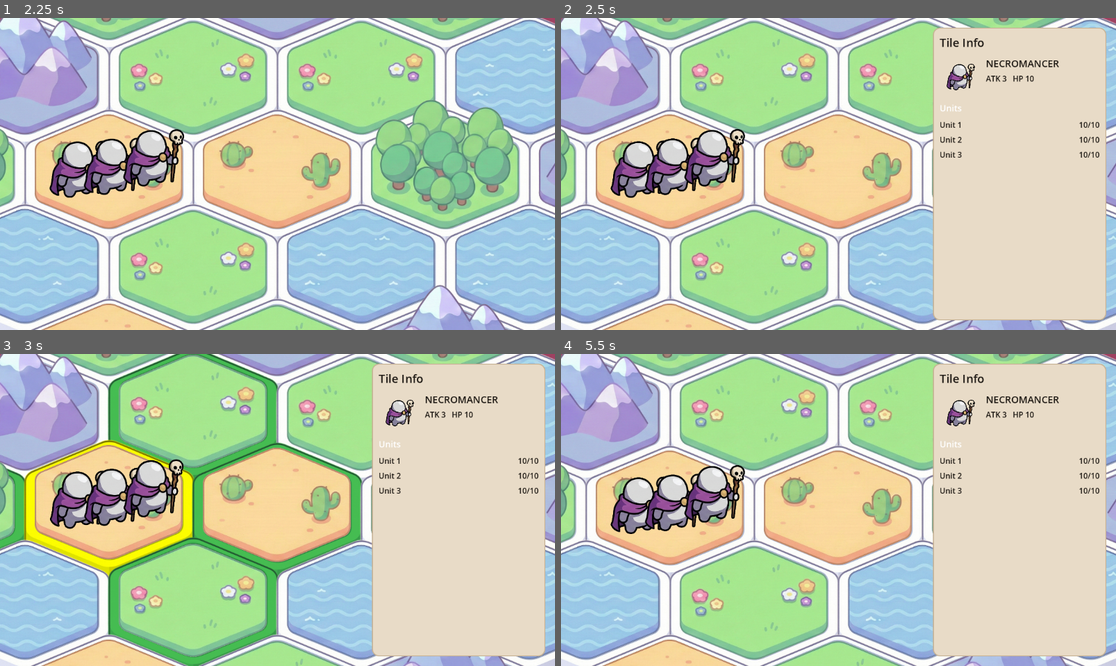
Above: before the commit, frames 1-4 (two rows, left to right).
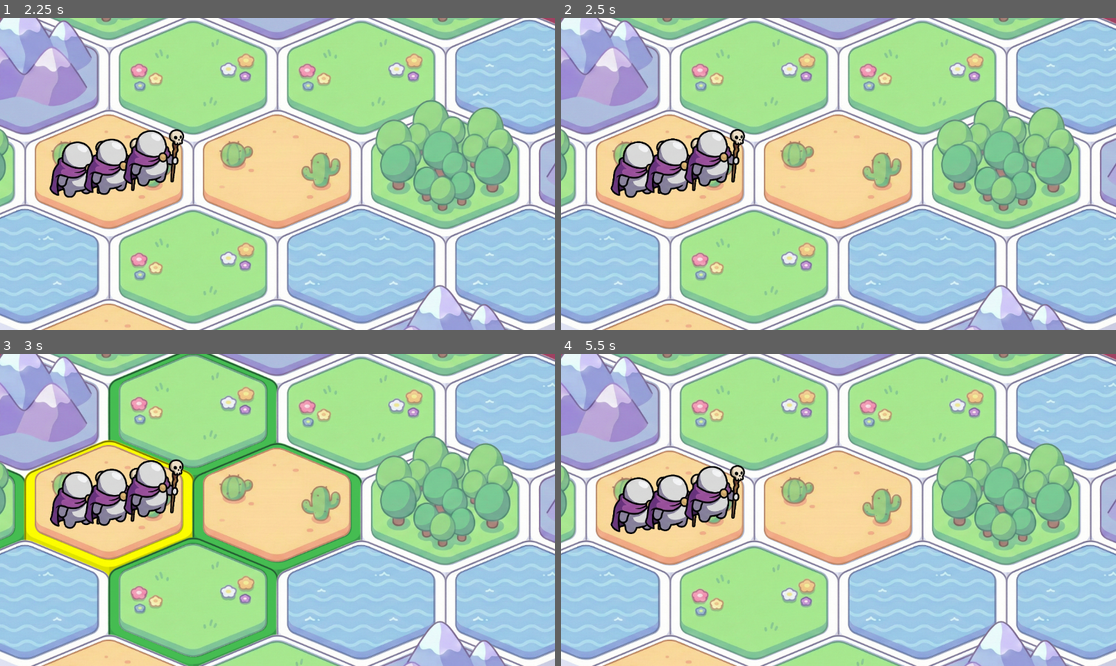
Above: after the commit, the same moments.

Repository: pebll/tbsge
Game: Godot game, scene res://scenes/runnables/unit_preview.tscn
Two runs of this game, one before a commit and one after it. Both use one fixed random seed, a clock stepped at 60 frames per second and the inputs below.
Inputs (mouse positions are in pixels of both pictures, inside the frame that each line leads up to):
- Up to frame 1 (2.25 s): tap Enter at 0.5, 2 s; drag from (27, 267) to (27, 80) at 0.52 s; tap Space at 1.25 s; drag from (27, 80) to (27, 267) at 1.27 s; move the mouse to (111, 174) at 2.02 s; click (111, 174) at 2.17 s
- Up to frame 2 (2.5 s): no input
- Up to frame 3 (3 s): tap Space at 2.75 s; drag from (111, 510) to (27, 416) at 2.77 s
- Up to frame 4 (5.5 s): drag from (672, 503) to (755, 603) at 3.52 s; drag from (672, 510) to (755, 603) at 4.27 s; move the mouse to (672, 510) at 5.02 s; click (672, 510) at 5.17 s

Frame 1 is identical in both runs. In frame 2, 29% of the frame differs, in the area x 66-99%, y 3-97%; in frame 3, 29%; in frame 4, 29%.

Commit message:
better ui

Diff:
--- a/scenes/ui/tile_info_panel.tscn
+++ b/scenes/ui/tile_info_panel.tscn
@@ -7,7 +7,7 @@
 anchor_left = 1.0
 anchor_right = 1.0
 anchor_bottom = 1.0
-offset_left = -380.0
+offset_left = -460.0
 offset_top = 20.0
 offset_right = -20.0
 offset_bottom = -20.0
@@ -24,8 +24,9 @@
 [node name="Title" type="Label" parent="VBox" unique_id=1464564206]
 unique_name_in_owner = true
 layout_mode = 2
-theme_override_font_sizes/font_size = 24
+theme_override_font_sizes/font_size = 34
 text = "Tile Info"
+visible = false
 
 [node name="LegionBlock" type="VBoxContainer" parent="VBox" unique_id=179913789]
 unique_name_in_owner = true
@@ -39,7 +40,7 @@
 
 [node name="UnitIcon" type="TextureRect" parent="VBox/LegionBlock/LegionHeader" unique_id=106450623]
 unique_name_in_owner = true
-custom_minimum_size = Vector2(84, 84)
+custom_minimum_size = Vector2(110, 110)
 layout_mode = 2
 expand_mode = 1
 stretch_mode = 6
@@ -52,21 +53,24 @@
 [node name="LegionName" type="Label" parent="VBox/LegionBlock/LegionHeader/LegionHeaderText" unique_id=1062907617]
 unique_name_in_owner = true
 layout_mode = 2
-theme_override_font_sizes/font_size = 20
+theme_override_font_sizes/font_size = 30
 text = "LEGION"
 
 [node name="LegionStats" type="Label" parent="VBox/LegionBlock/LegionHeader/LegionHeaderText" unique_id=233492469]
 unique_name_in_owner = true
 layout_mode = 2
+theme_override_font_sizes/font_size = 22
 text = "ATK 0   HP 0"
 
 [node name="UnitsTitle" type="Label" parent="VBox/LegionBlock" unique_id=565873330]
+unique_name_in_owner = true
 layout_mode = 2
-theme_override_font_sizes/font_size = 18
+theme_override_font_sizes/font_size = 26
 text = "Units"
+visible = false
 
 [node name="UnitsScroll" type="ScrollContainer" parent="VBox/LegionBlock" unique_id=904662046]
-custom_minimum_size = Vector2(0, 200)
+custom_minimum_size = Vector2(0, 260)
 layout_mode = 2
 size_flags_vertical = 3
 
--- a/scripts/core/user_interface.gd
+++ b/scripts/core/user_interface.gd
@@ -7,10 +7,8 @@
 var movable_coords : Array[Vector2i] = []
 var attackable_coords : Array[Vector2i] = []
 
-var _hover_coords: Vector2i
-var _is_hovering: bool = false
-var _hover_inspect_token: int = 0
-const HOVER_INSPECT_DELAY_S := 0.3
+var _info_tile_coords: Vector2i
+var _info_visible_for_tile: bool = false
 
 func _init(gamemanager_ : GameManager) -> void:
 	gamemanager = gamemanager_
@@ -47,26 +45,13 @@
 		gamemanager.spawn_unit(coords)
 
 func on_tile_right_clicked(coords: Vector2i) -> void:
-	# Show instantly on right click (no selection highlight).
-	_is_hovering = true
-	_hover_coords = coords
-	_hover_inspect_token += 1 # cancel any pending delayed hover show
+	# Show instantly on right click (no selection highlight, no hover trigger).
+	_info_tile_coords = coords
+	_info_visible_for_tile = true
 	gamemanager.inspect_tile(coords)
 
 func on_tile_hover_entry(coords: Vector2i):
-	# Delayed hover-to-inspect: only show if still hovered after delay.
-	_is_hovering = true
-	_hover_coords = coords
-	_hover_inspect_token += 1
-	var token := _hover_inspect_token
-	var timer := gamemanager.get_tree().create_timer(HOVER_INSPECT_DELAY_S)
-	timer.timeout.connect(func():
-		if token != _hover_inspect_token:
-			return
-		if not _is_hovering or _hover_coords != coords:
-			return
-		gamemanager.inspect_tile(coords)
-	)
+	# Hover no longer triggers the info panel.
 	if coords in movable_coords + attackable_coords:
 		AudioManager.play_sfx("tile_hover")
 		var tile_visu: TileVisu = gamemanager.grid_visu.get(coords)
@@ -80,10 +65,9 @@
 				selected_visu.legion_visu.update_direction(dir)
 
 func on_tile_hover_exit(coords: Vector2i):
-	# Leaving hover hides the panel and cancels pending delayed show.
-	if _is_hovering and _hover_coords == coords:
-		_is_hovering = false
-		_hover_inspect_token += 1
+	# Hide the panel when leaving the tile that opened it.
+	if _info_visible_for_tile and coords == _info_tile_coords:
+		_info_visible_for_tile = false
 		gamemanager.clear_inspect()
 	if coords in movable_coords + attackable_coords:
 		var tile_visu: TileVisu = gamemanager.grid_visu.get(coords)
--- a/scripts/ui/tile_info_panel.gd
+++ b/scripts/ui/tile_info_panel.gd
@@ -11,6 +11,12 @@
 const COLOR_BG := Color(0.91, 0.86, 0.78) # beige
 const COLOR_BORDER := Color(0.78, 0.70, 0.58)
 const COLOR_TEXT := Color(0.12, 0.10, 0.08)
+const COLOR_BAR_BG := Color(0.82, 0.77, 0.68)
+const COLOR_BAR_FILL := Color(0.60, 0.16, 0.12)
+const COLOR_BLOCK_BG := Color(0.93, 0.89, 0.82)
+
+const BORDER_THICK := 4
+const RADIUS := 16
 
 func _ready() -> void:
 	_apply_style()
@@ -20,26 +26,24 @@
 	var sb := StyleBoxFlat.new()
 	sb.bg_color = COLOR_BG
 	sb.border_color = COLOR_BORDER
-	sb.border_width_left = 2
-	sb.border_width_right = 2
-	sb.border_width_top = 2
-	sb.border_width_bottom = 2
-	sb.corner_radius_top_left = 14
-	sb.corner_radius_top_right = 14
-	sb.corner_radius_bottom_left = 14
-	sb.corner_radius_bottom_right = 14
-	sb.content_margin_left = 14
-	sb.content_margin_right = 14
-	sb.content_margin_top = 14
-	sb.content_margin_bottom = 14
+	sb.border_width_left = BORDER_THICK
+	sb.border_width_right = BORDER_THICK
+	sb.border_width_top = BORDER_THICK
+	sb.border_width_bottom = BORDER_THICK
+	sb.corner_radius_top_left = RADIUS
+	sb.corner_radius_top_right = RADIUS
+	sb.corner_radius_bottom_left = RADIUS
+	sb.corner_radius_bottom_right = RADIUS
+	sb.content_margin_left = 18
+	sb.content_margin_right = 18
+	sb.content_margin_top = 18
+	sb.content_margin_bottom = 18
 	add_theme_stylebox_override("panel", sb)
 
-	title_label.add_theme_color_override("font_color", COLOR_TEXT)
 	legion_name.add_theme_color_override("font_color", COLOR_TEXT)
 	legion_stats.add_theme_color_override("font_color", COLOR_TEXT)
 
 func _set_empty_state() -> void:
-	title_label.text = "Tile Info"
 	legion_block.hide()
 
 func show_tile(tile: Tile) -> void:
@@ -48,12 +52,11 @@
 		hide()
 		return
 
-	title_label.text = "Tile Info"
 	_render_legion(tile.legion)
 
 func _render_legion(legion: Legion) -> void:
 	legion_block.show()
-	legion_name.text = legion.unit_type
+	legion_name.text = "%s LEGION" % legion.unit_type
 
 	var unit0: Unit = legion.units[0] if legion.units.size() > 0 else null
 	if unit0:
@@ -68,23 +71,100 @@
 
 	for i in range(legion.units.size()):
 		var u: Unit = legion.units[i]
-		var row := HBoxContainer.new()
-		row.size_flags_horizontal = Control.SIZE_EXPAND_FILL
-		row.add_theme_constant_override("separation", 10)
+		units_list.add_child(_build_unit_row(legion.unit_type, u))
 
-		var name := Label.new()
-		name.text = "Unit %d" % (i + 1)
-		name.size_flags_horizontal = Control.SIZE_EXPAND_FILL
-		name.add_theme_color_override("font_color", COLOR_TEXT)
+func _build_unit_row(unit_type: String, u: Unit) -> Control:
+	var wrapper := PanelContainer.new()
+	wrapper.size_flags_horizontal = Control.SIZE_EXPAND_FILL
+	wrapper.size_flags_vertical = Control.SIZE_SHRINK_CENTER
 
-		var hp := Label.new()
-		hp.text = "%d/%d" % [int(u.current_health), int(u.max_health)]
-		hp.horizontal_alignment = HORIZONTAL_ALIGNMENT_RIGHT
-		hp.add_theme_color_override("font_color", COLOR_TEXT)
+	var row := HBoxContainer.new()
+	row.size_flags_horizontal = Control.SIZE_EXPAND_FILL
+	row.size_flags_vertical = Control.SIZE_FILL
+	row.add_theme_constant_override("separation", 14)
 
-		row.add_child(name)
-		row.add_child(hp)
-		units_list.add_child(row)
+	var row_bg := StyleBoxFlat.new()
+	row_bg.bg_color = COLOR_BLOCK_BG
+	row_bg.border_color = COLOR_BORDER
+	row_bg.border_width_left = BORDER_THICK
+	row_bg.border_width_right = BORDER_THICK
+	row_bg.border_width_top = BORDER_THICK
+	row_bg.border_width_bottom = BORDER_THICK
+	row_bg.corner_radius_top_left = RADIUS
+	row_bg.corner_radius_top_right = RADIUS
+	row_bg.corner_radius_bottom_left = RADIUS
+	row_bg.corner_radius_bottom_right = RADIUS
+	row_bg.content_margin_left = 12
+	row_bg.content_margin_right = 12
+	row_bg.content_margin_top = 12
+	row_bg.content_margin_bottom = 12
+	wrapper.add_theme_stylebox_override("panel", row_bg)
+
+	wrapper.add_child(row)
+
+	var icon := TextureRect.new()
+	icon.custom_minimum_size = Vector2(78, 78)
+	icon.expand_mode = TextureRect.EXPAND_IGNORE_SIZE
+	icon.stretch_mode = TextureRect.STRETCH_KEEP_ASPECT_CENTERED
+	icon.texture = _load_unit_icon(unit_type)
+	row.add_child(icon)
+
+	# Vertically center the bar without affecting its horizontal expand.
+	var bar_vbox := VBoxContainer.new()
+	bar_vbox.size_flags_horizontal = Control.SIZE_EXPAND_FILL
+	bar_vbox.size_flags_vertical = Control.SIZE_EXPAND_FILL
+	bar_vbox.add_theme_constant_override("separation", 0)
+	row.add_child(bar_vbox)
+
+	var spacer_top := Control.new()
+	spacer_top.size_flags_vertical = Control.SIZE_EXPAND_FILL
+	bar_vbox.add_child(spacer_top)
+
+	var bar := ProgressBar.new()
+	bar.min_value = 0
+	bar.max_value = max(1.0, float(u.max_health))
+	bar.value = clamp(float(u.current_health), 0.0, bar.max_value)
+	bar.show_percentage = false
+	bar.size_flags_horizontal = Control.SIZE_EXPAND_FILL
+	bar.size_flags_vertical = Control.SIZE_SHRINK_CENTER
+	bar.custom_minimum_size = Vector2(0, 32)
+
+	var sb_bg := StyleBoxFlat.new()
+	sb_bg.bg_color = COLOR_BAR_BG
+	sb_bg.border_color = COLOR_BORDER
+	sb_bg.border_width_left = BORDER_THICK
+	sb_bg.border_width_right = BORDER_THICK
+	sb_bg.border_width_top = BORDER_THICK
+	sb_bg.border_width_bottom = BORDER_THICK
+	sb_bg.corner_radius_top_left = 10
+	sb_bg.corner_radius_top_right = 10
+	sb_bg.corner_radius_bottom_left = 10
+	sb_bg.corner_radius_bottom_right = 10
+	bar.add_theme_stylebox_override("background", sb_bg)
+
+	var sb_fill := StyleBoxFlat.new()
+	sb_fill.bg_color = COLOR_BAR_FILL
+	sb_fill.corner_radius_top_left = 10
+	sb_fill.corner_radius_top_right = 10
+	sb_fill.corner_radius_bottom_left = 10
+	sb_fill.corner_radius_bottom_right = 10
+	bar.add_theme_stylebox_override("fill", sb_fill)
+
+	bar_vbox.add_child(bar)
+
+	var spacer_bottom := Control.new()
+	spacer_bottom.size_flags_vertical = Control.SIZE_EXPAND_FILL
+	bar_vbox.add_child(spacer_bottom)
+
+	var hp := Label.new()
+	hp.text = "%d/%d" % [int(u.current_health), int(u.max_health)]
+	hp.add_theme_color_override("font_color", COLOR_TEXT)
+	hp.add_theme_font_size_override("font_size", 22)
+	hp.horizontal_alignment = HORIZONTAL_ALIGNMENT_RIGHT
+	hp.vertical_alignment = VERTICAL_ALIGNMENT_CENTER
+	row.add_child(hp)
+
+	return wrapper
 
 func _load_unit_icon(unit_type: String) -> Texture2D:
 	# Keep consistent with `UnitVisu.update_sprite()` path pattern.
Not shown, changed: .gitignore
